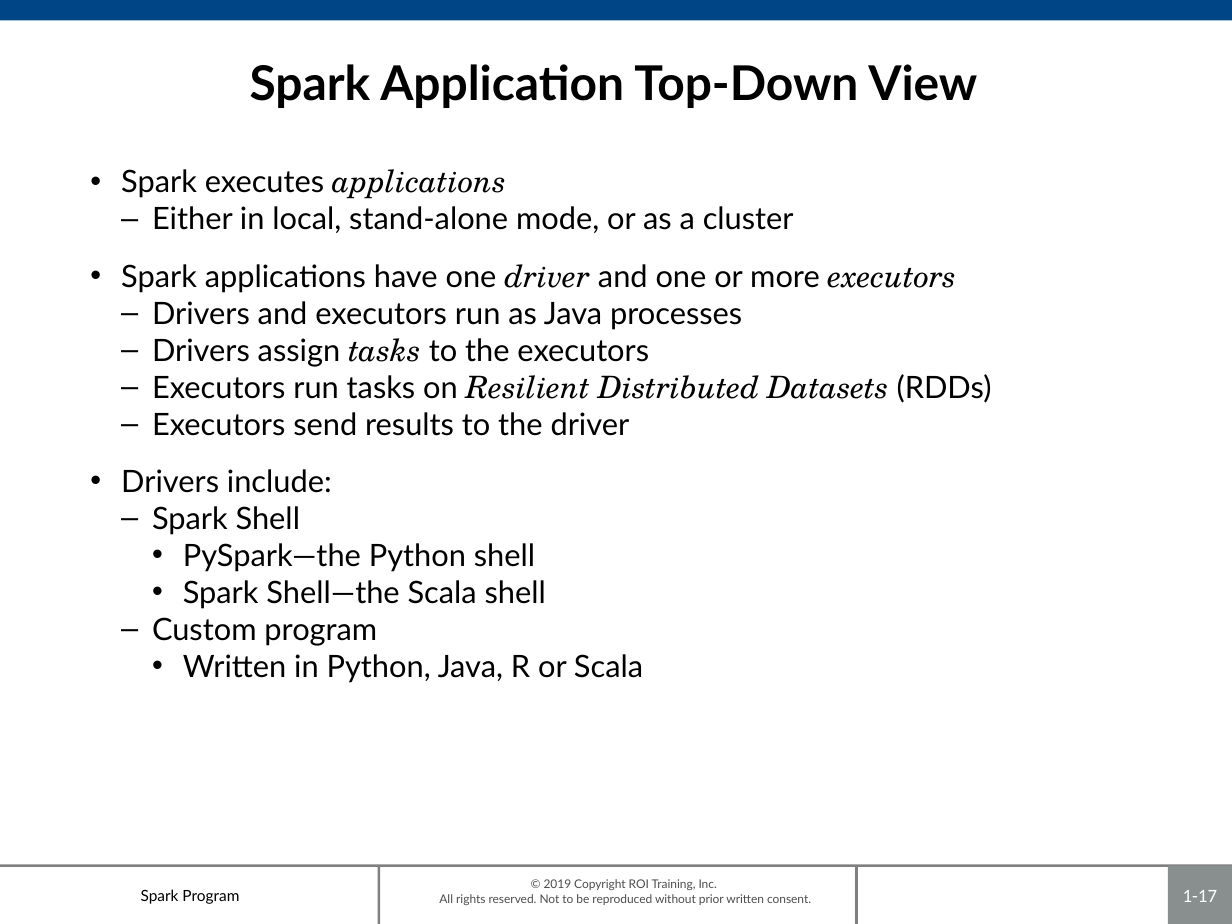
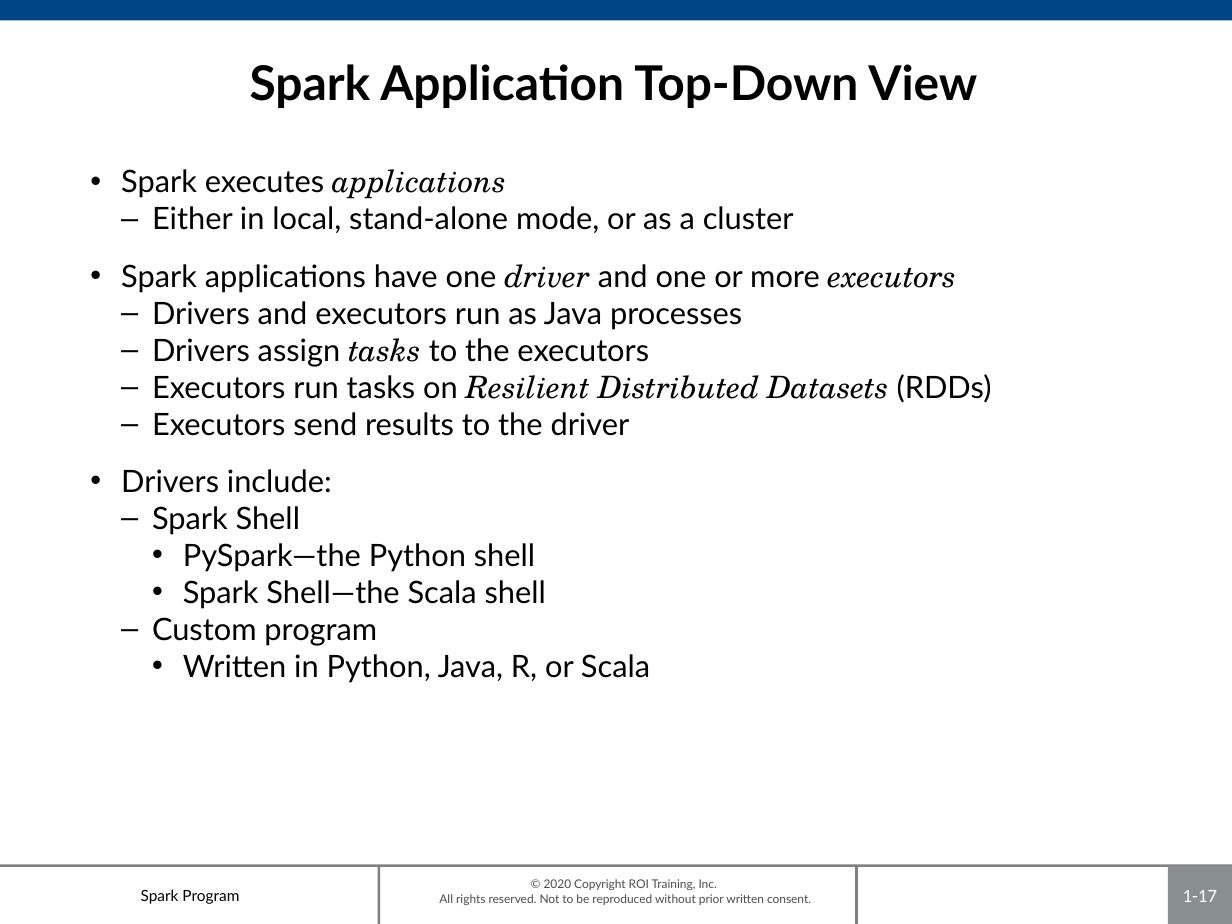
Before and after one commit to roitraining/SparkProgram, a slide deck: slide 17 of Day1/Day1_IntroToSpark.pptx. Drawn at 1232x924 pixels with LibreOffice and Linux fonts; fonts in the diff are those of the drawing; background and template pictures are left out. Boxes give left, top, right and bottom in pixels: in the first picture for what was removed or moved away, otherwise in the second. Text is boxed around its words. In the diff, an @@ line names an element or a change of style, - is before the commit and + after.

```diff
--- a/Day1/Day1_IntroToSpark.pptx
+++ b/Day1/Day1_IntroToSpark.pptx
@@ text at [183, 654, 650, 683]: text changed @@
-    • Written in Python, Java, R or Scala
+    • Written in Python, Java, R, or Scala
@@ text at [439, 879, 811, 905]: text changed @@
-© 2019 Copyright ROI Training, Inc.
-All rights reserved. Not to be reproduced without prior written consent.
+© 2020 Copyright ROI Training, Inc.
+All rights reserved. Not to be reproduced without prior written consent.
```
Also in this commit, not shown: 30 other slides changed, 1 other file.
